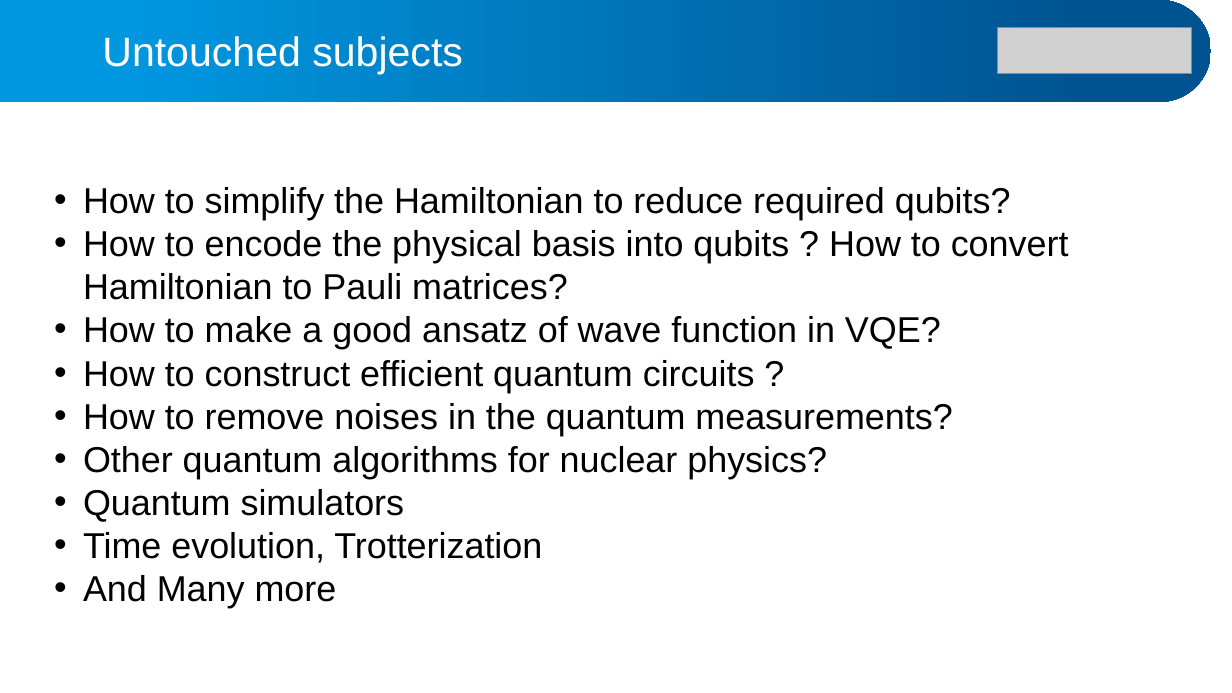
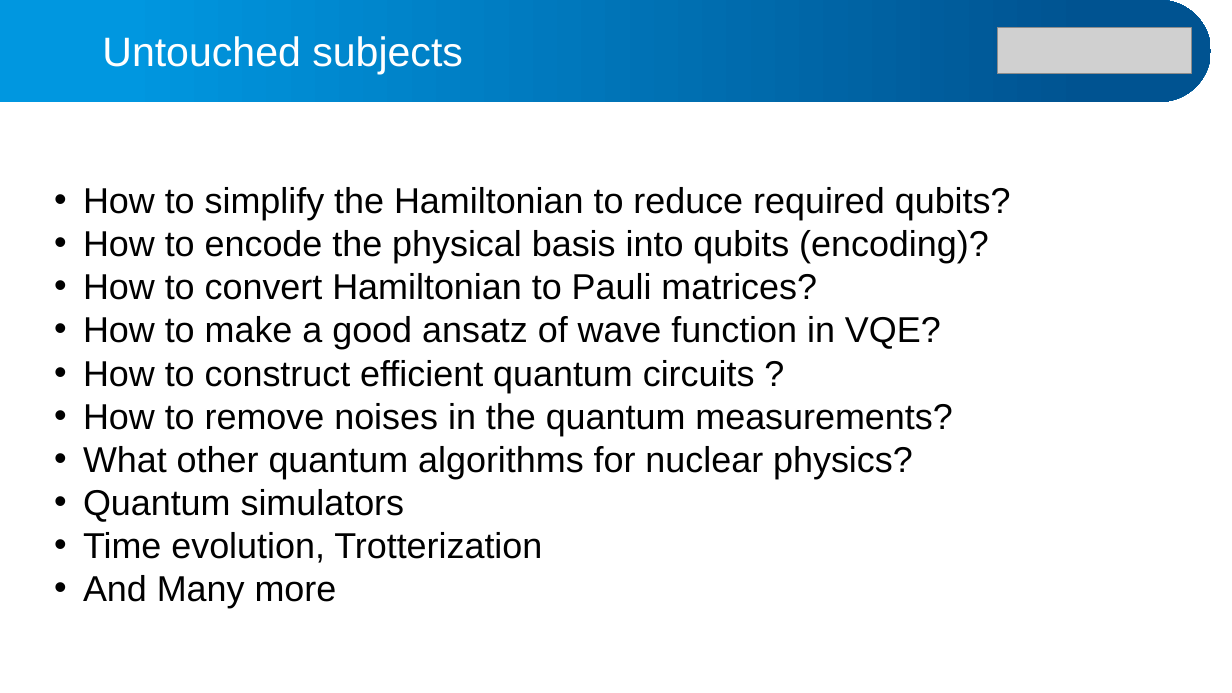
Before and after one commit to alphacentaury-github/NPSS2020, a slide deck: slide 32 of 20260403_CENS_QuantumComputing.pptx. Drawn at 1232x693 pixels with LibreOffice and Linux fonts; fonts in the diff are those of the drawing; grey boxes stand for pictures. Boxes give left, top, right and bottom in pixels: in the first picture for what was removed or moved away, otherwise in the second. Text is boxed around its words. In the diff, an @@ line names an element or a change of style, - is before the commit and + after.

```diff
--- a/20260403_CENS_QuantumComputing.pptx
+++ b/20260403_CENS_QuantumComputing.pptx
@@ text at bbox=[83, 230, 989, 300]: text changed @@
-• How to encode the physical basis into qubits ? How to convert Hamiltonian to Pauli matrices?
+• How to encode the physical basis into qubits (encoding)?
+• How to convert Hamiltonian to Pauli matrices?
@@ text at bbox=[83, 446, 913, 479]: text changed @@
-• Other quantum algorithms for nuclear physics?
+• What other quantum algorithms for nuclear physics?
```
